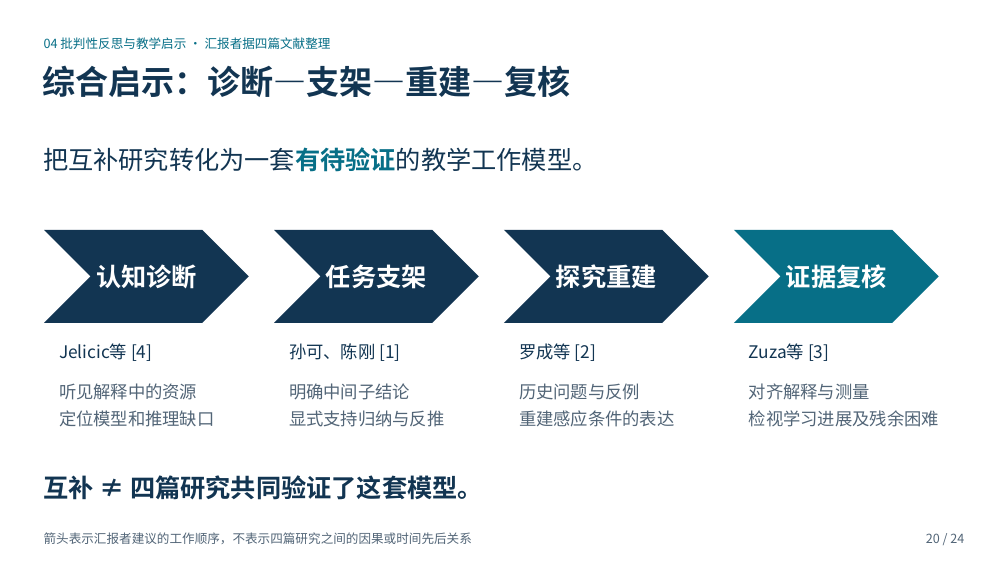
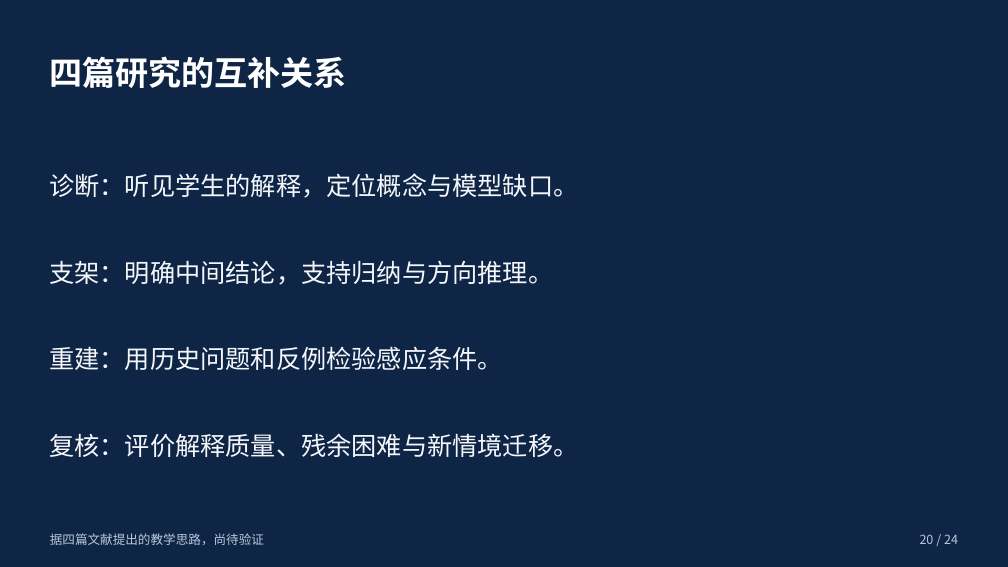
Before and after one commit to c1742/ppt-master, a slide deck: slide 20 of outputs/基础物理专题研究_四篇文献精读汇报.pptx. Drawn at 1008x567 pixels with LibreOffice and Linux fonts; fonts in the diff are those of the drawing. Boxes give left, top, right and bottom in pixels: in the first picture for what was removed or moved away, otherwise in the second. Text is boxed around its words. In the diff, an @@ line names an element or a change of style, - is before the commit and + after.

```diff
--- a/outputs/基础物理专题研究_四篇文献精读汇报.pptx
+++ b/outputs/基础物理专题研究_四篇文献精读汇报.pptx
@@ background #FFFFFF to #0E2546 @@
@@ text at (49,56,346,88): text changed; size 12 to 31.5 pt; text colour #076F87 to #FFFFFF; bold on @@
-04 批判性反思与教学启示 · 汇报者据四篇文献整理
+四篇研究的互补关系
@@ text removed at (43,65,571,97) @@
-综合启示：诊断—支架—重建—复核
@@ text removed at (43,147,597,172) @@
-把互补研究转化为一套有待验证的教学工作模型。
@@ text added at (49,173,578,198), 24 pt, text #F5F7FB @@
+诊断：听见学生的解释，定位概念与模型缺口。
@@ text at (49,260,553,285): text changed; size 16.5 to 24 pt; text colour #526577 to #F5F7FB @@
-明确中间子结论
-显式支持归纳与反推
+支架：明确中间结论，支持归纳与方向推理。
@@ text at (49,346,503,370): text changed; size 16.5 to 24 pt; text colour #526577 to #F5F7FB @@
-历史问题与反例
-重建感应条件的表达
+重建：用历史问题和反例检验感应条件。
@@ group removed at (44,230,939,427): 10 texts, 4 chevrons @@
-认知诊断
-任务支架
-探究重建
-证据复核
-Jelicic等 [4]
-孙可、陈刚 [1]
-罗成等 [2]
-Zuza等 [3]
-听见解释中的资源
-定位模型和推理缺口
-对齐解释与测量
-检视学习进展及残余困难
@@ text added at (49,433,578,457), 24 pt, text #F5F7FB @@
+复核：评价解释质量、残余困难与新情境迁移。
@@ text removed at (43,475,483,500) @@
-互补 ≠ 四篇研究共同验证了这套模型。
@@ text removed at (44,532,472,544) @@
-箭头表示汇报者建议的工作顺序，不表示四篇研究之间的因果或时间先后关系
@@ text added at (50,533,264,545), 12 pt, text #BAC7DB @@
+据四篇文献提出的教学思路，尚待验证
@@ text "20 / 24" at (920,534,958,544): text colour #526577 to #BAC7DB @@
```
Also in this commit, not shown: 18 other slides changed, 5 slides added, 5 slides removed, 2 other files.
